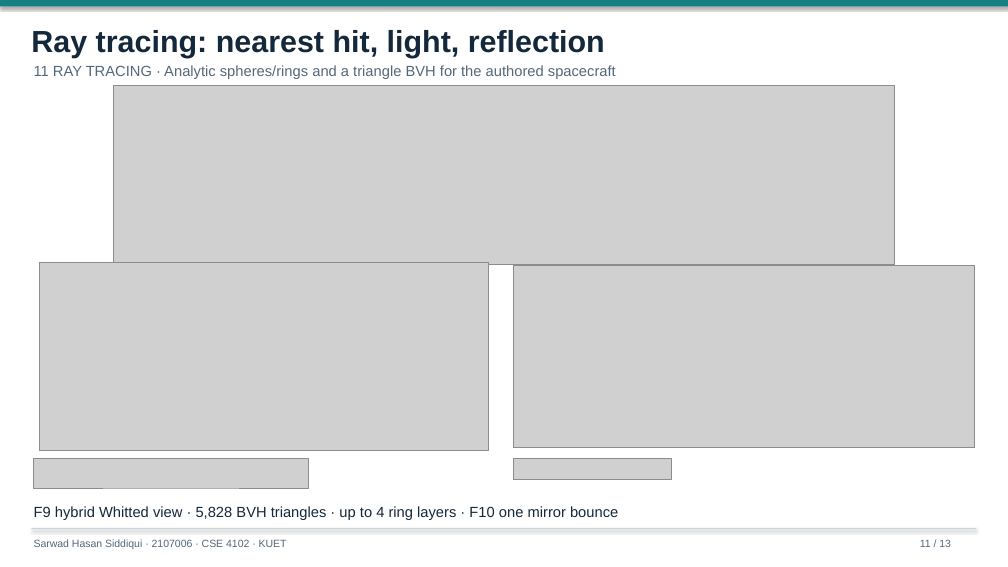
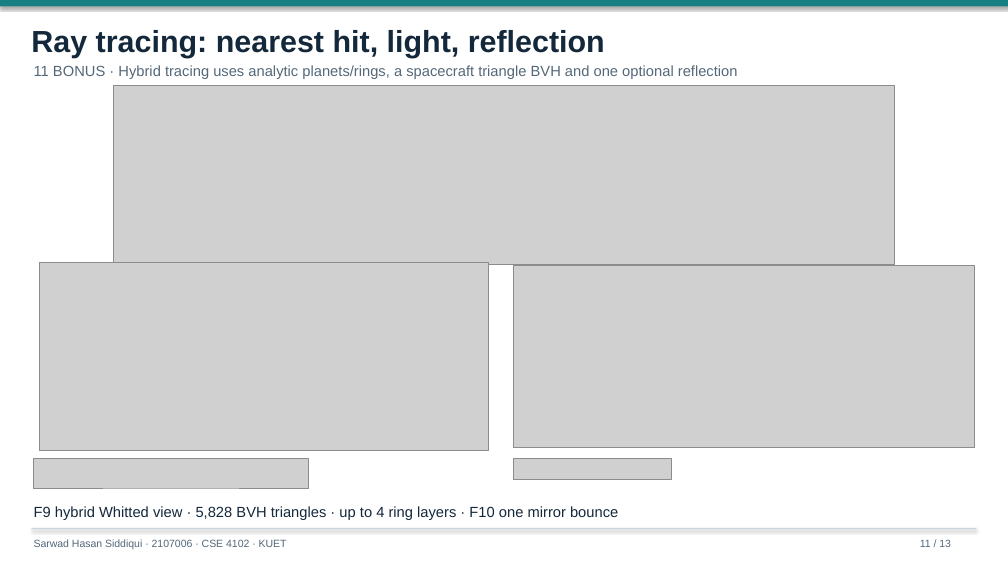
Before and after one commit to Rockstatata/Voyager-2, a slide deck: slide 11 of docs/report/Final-Presentation.pptx. Drawn at 1008x567 pixels with LibreOffice and Linux fonts; fonts in the diff are those of the drawing; grey boxes stand for pictures. Boxes give left, top, right and bottom in pixels: in the first picture for what was removed or moved away, otherwise in the second. Text is boxed around its words. In the diff, an @@ line names an element or a change of style, - is before the commit and + after.

```diff
--- a/docs/report/Final-Presentation.pptx
+++ b/docs/report/Final-Presentation.pptx
@@ text at bbox=[34, 65, 738, 79]: text changed @@
-11 RAY TRACING · Analytic spheres/rings and a triangle BVH for the authored spacecraft
+11 BONUS · Hybrid tracing uses analytic planets/rings, a spacecraft triangle BVH and one optional reflection
```
Also in this commit, not shown: 10 other slides changed, 10 other files.
